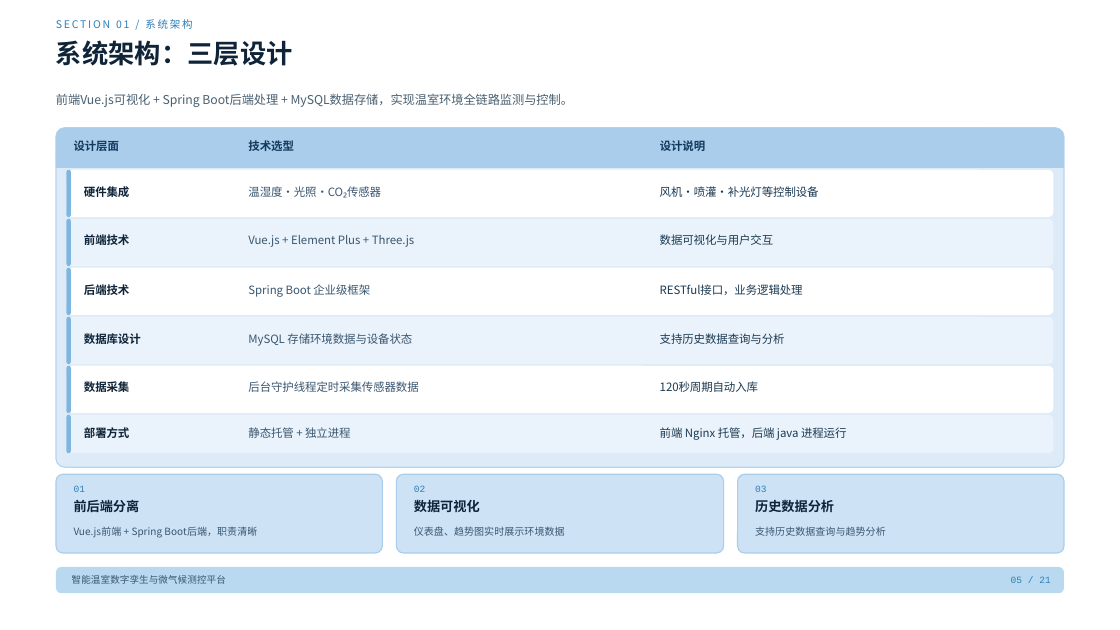
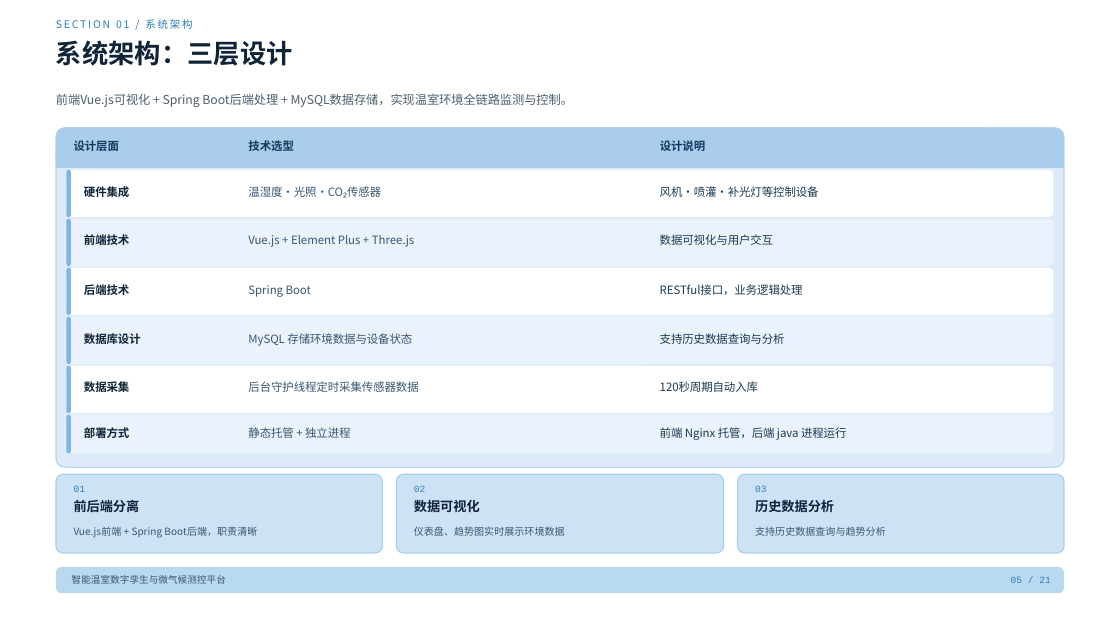
Before and after one commit to ysx3752-design/-java-vue3-, a slide deck: slide 5 of 智能温室数字孪生与微气候测控平台.pptx. Drawn at 1120x630 pixels with LibreOffice and Linux fonts; fonts in the diff are those of the drawing; background and template pictures are left out. Boxes give left, top, right and bottom in pixels: in the first picture for what was removed or moved away, otherwise in the second. Text is boxed around its words. In the diff, an @@ line names an element or a change of style, - is before the commit and + after.

```diff
--- a/智能温室数字孪生与微气候测控平台.pptx
+++ b/智能温室数字孪生与微气候测控平台.pptx
@@ text at box(248, 285, 311, 297): text changed @@
-Spring Boot 企业级框架
+Spring Boot
```
Also in this commit, not shown: 5 other slides changed, 1 slide removed, 13 other files.
